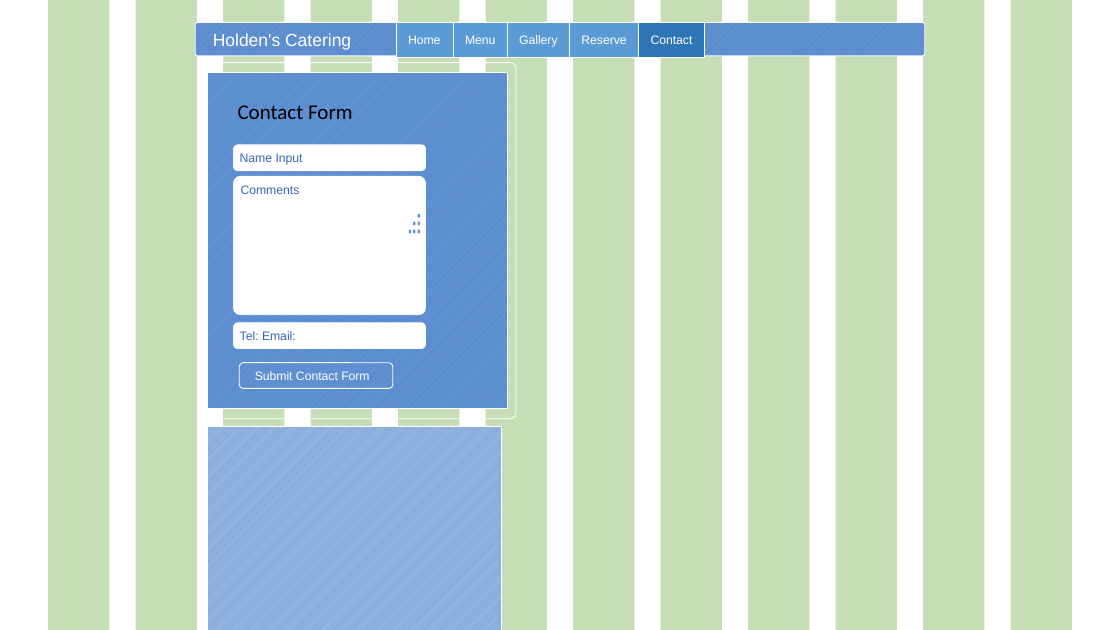
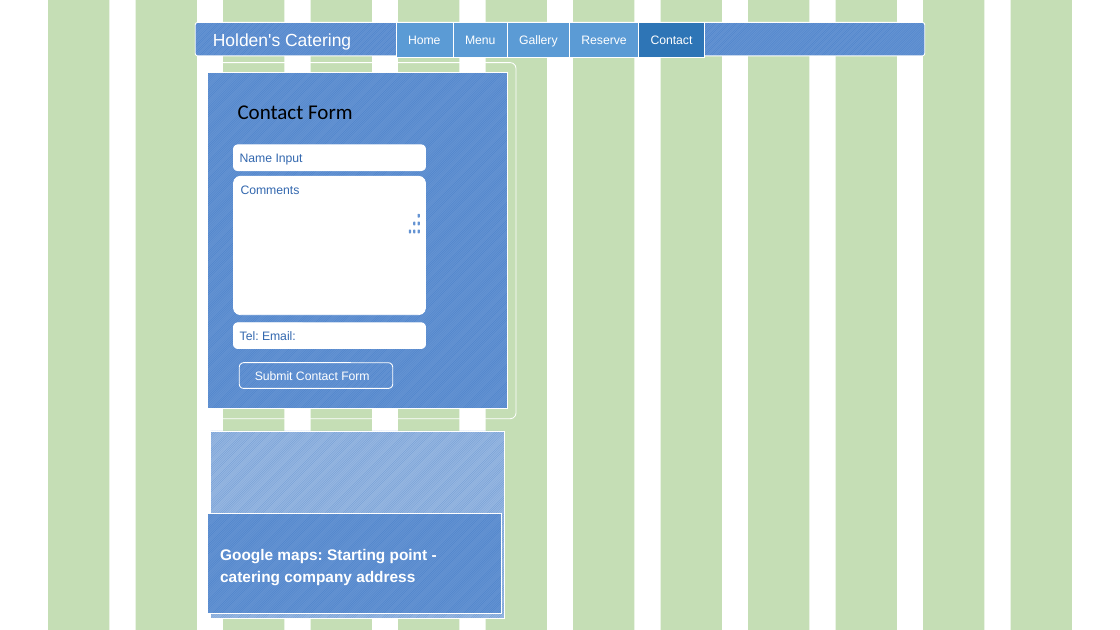
Before and after one commit to holdenthehitcher/portfolioProject, a slide deck: slide 12 of Supplemental Docs/Catering Company Website Outline Slides.pptx. Drawn at 1120x630 pixels with LibreOffice and Linux fonts; fonts in the diff are those of the drawing. Boxes give left, top, right and bottom in pixels: in the first picture for what was removed or moved away, otherwise in the second. Text is boxed around its words. In the diff, an @@ line names an element or a change of style, - is before the commit and + after.

```diff
--- a/Supplemental Docs/Catering Company Website Outline Slides.pptx
+++ b/Supplemental Docs/Catering Company Website Outline Slides.pptx
@@ rectangle: place and size @@
-rectangle at (208,427,501,630)
+rectangle at (211,431,504,618)
@@ rectangle added at (208,514,501,614), fill pattern #437CC9 on #6493D2, outline #FFFFFF 0.75 pt, 13.2 pt, text #FFFFFF, bold @@
+Google maps: Starting point - catering company address
```
Also in this commit, not shown: 37 other files.
